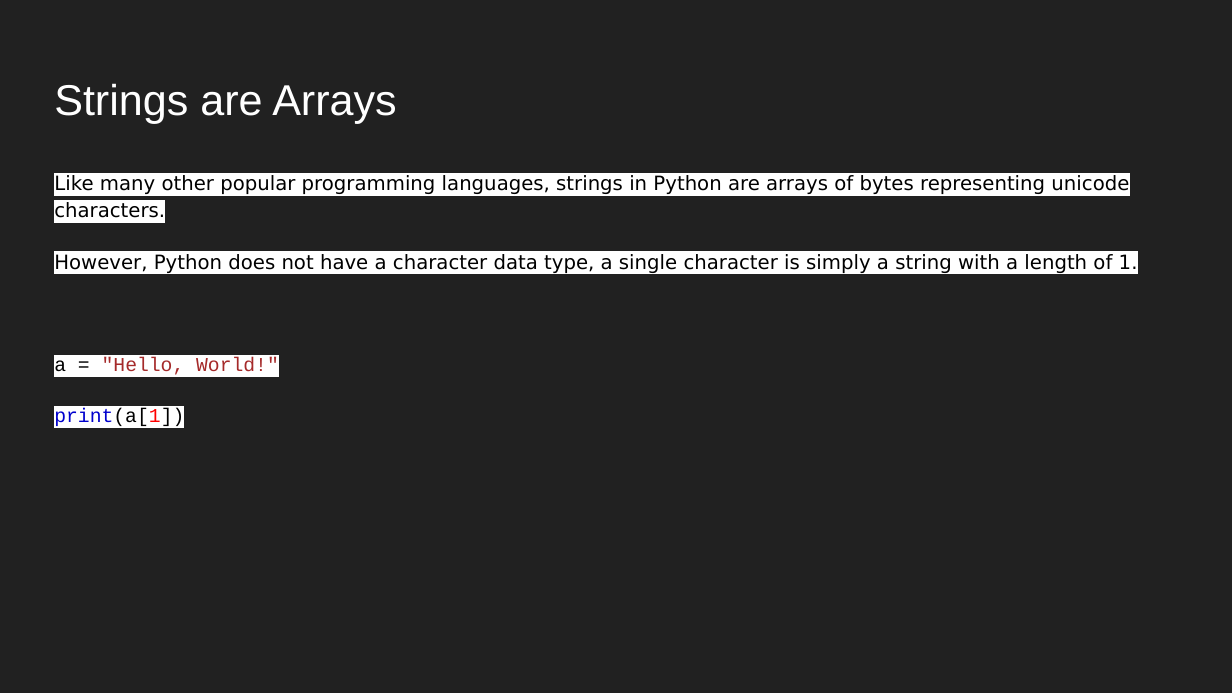
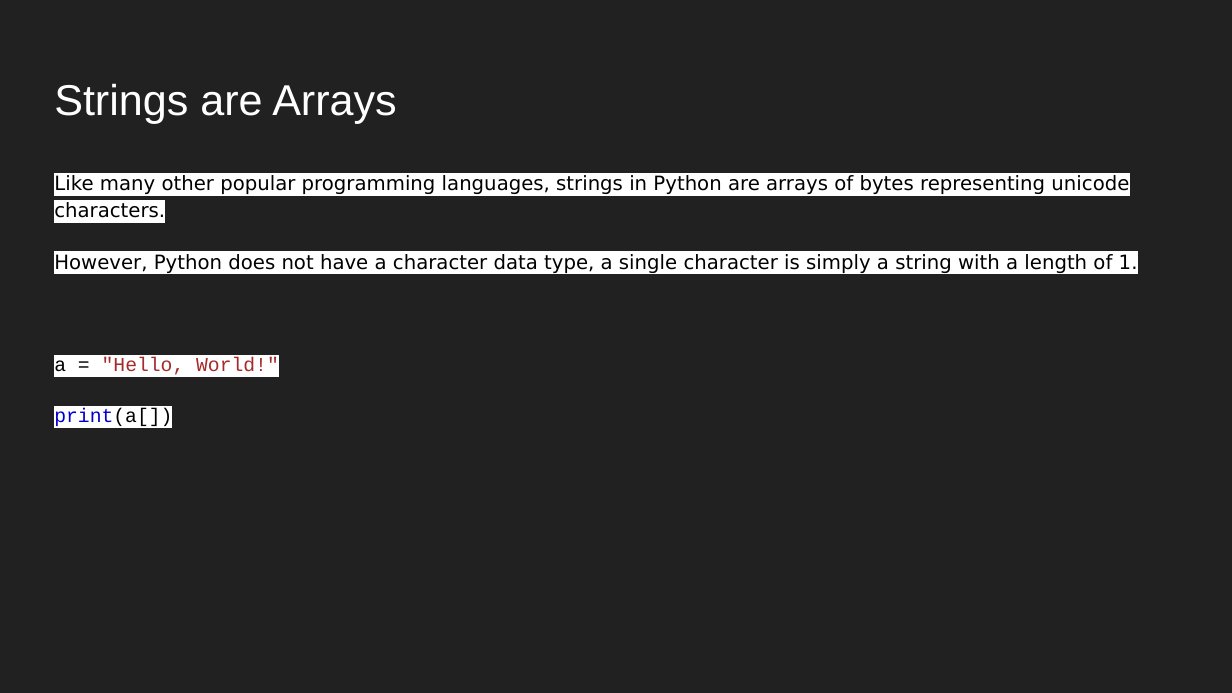
Before and after one commit to nsolaf1/Technology_Programming, a slide deck: slide 12 of Slides/Lesson 9 Data Types .pptx. Drawn at 1232x693 pixels with LibreOffice and Linux fonts; fonts in the diff are those of the drawing. Boxes give left, top, right and bottom in pixels: in the first picture for what was removed or moved away, otherwise in the second. Text is boxed around its words. In the diff, an @@ line names an element or a change of style, - is before the commit and + after.

```diff
--- a/Slides/Lesson 9 Data Types .pptx
+++ b/Slides/Lesson 9 Data Types .pptx
@@ text at box(54, 408, 172, 426): text changed @@
-print(a[1])
+print(a[])
```
Also in this commit, not shown: 12 other slides changed, 6 other files.
